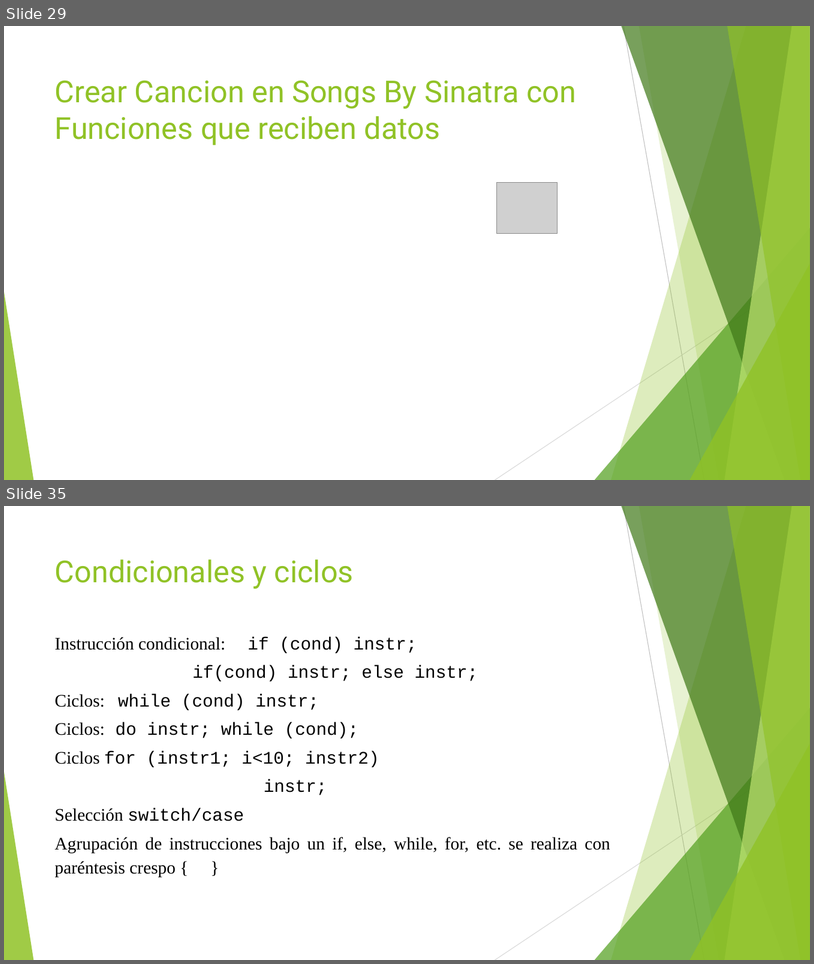
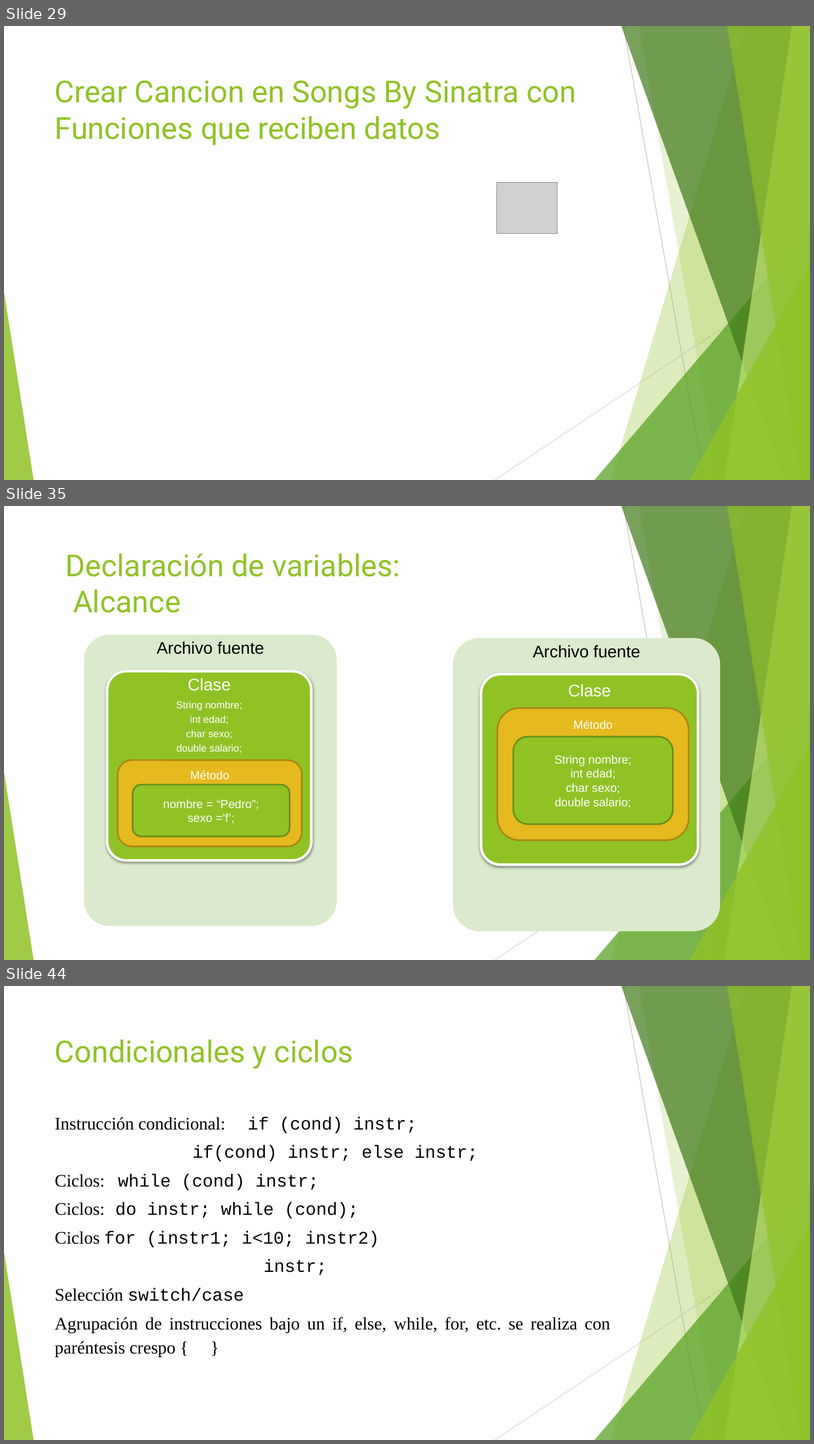
Before and after one commit to jomarnavarro/basicJava, a slide deck: Selenium, module 2.pptx. Shown one above the other, each under a label of ours: slides 29 and 35 before the commit, slides 29, 35 and 44 after it; the slides between them are not shown. The pictures are 814x964 and 814x1444 pixels, drawn with LibreOffice and Linux fonts; fonts in the diff are those of the drawing; grey boxes stand for pictures. Boxes give left, top, right and bottom in pixels: in the first picture for what was removed or moved away, otherwise in the second. Text is boxed around its words. In the diff, an @@ line names an element or a change of style, - is before the commit and + after.

```diff
--- a/Selenium, module 2.pptx
+++ b/Selenium, module 2.pptx
@@ slide 35 added at [4, 506, 810, 960], background #FFFFFF; not listed: 10 template elements that a slide beside it also shows @@
@@ title added at [66, 553, 400, 613], 36 pt, text #90C226 @@
+Declaración de variables:
+Alcance
@@ group added at [84, 635, 338, 926]: 2 rounded rectangles, 2 texts @@
+Archivo fuente
+Clase
+String nombre;
+int edad;
+char sexo;
+double salario;
@@ group added at [453, 638, 721, 931]: 2 rounded rectangles, 2 texts @@
+Archivo fuente
+Clase
@@ rounded rectangle added at [498, 708, 689, 840], fill #E6B91E, outline #AA8916 2 pt, 14 pt, text #FFFFFF @@
+Método
@@ rounded rectangle added at [514, 736, 674, 823], fill #90C226, outline #6B901C 2 pt, 14 pt, text #FFFFFF @@
+String nombre;
+int edad;
+char sexo;
+double salario;
@@ rounded rectangle added at [118, 760, 302, 847], fill #E6B91E, outline #AA8916 2 pt, 14 pt, text #FFFFFF @@
+Método
@@ rounded rectangle added at [133, 784, 290, 837], fill #90C226, outline #6B901C 2 pt, 14 pt, text #FFFFFF @@
+nombre = “Pedro”;
+sexo =‘f’;
@@ what was slide 35 is now slide 44 @@
```
Also in this commit, not shown: 4 slides changed, 10 other slides added, 2 slides removed.
